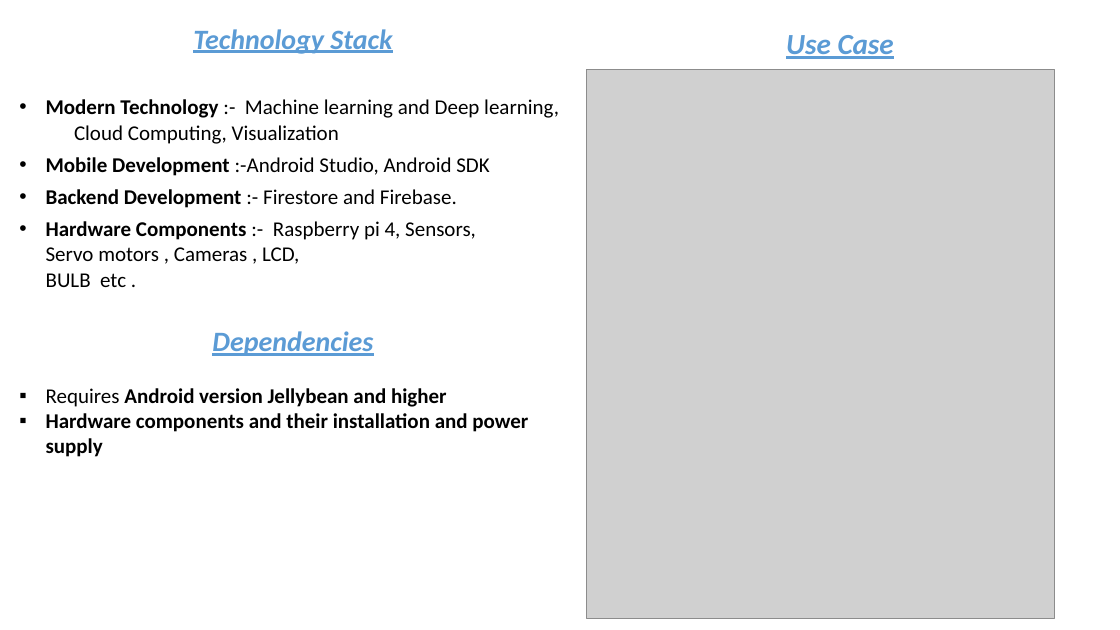
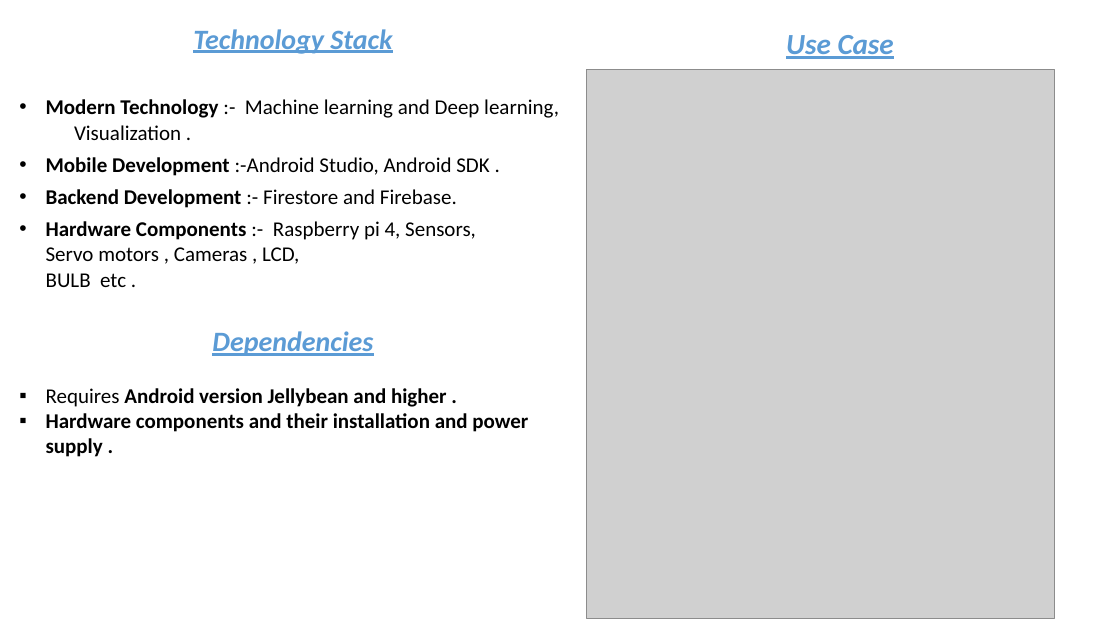
Before and after one commit to FriendsUnited/S-Park, a slide deck: slide 4 of Documents/Presentations/S-Park.pptx. Drawn at 1120x630 pixels with LibreOffice and Linux fonts; fonts in the diff are those of the drawing; grey boxes stand for pictures. Boxes give left, top, right and bottom in pixels: in the first picture for what was removed or moved away, otherwise in the second. Text is boxed around its words. In the diff, an @@ line names an element or a change of style, - is before the commit and + after.

```diff
--- a/Documents/Presentations/S-Park.pptx
+++ b/Documents/Presentations/S-Park.pptx
@@ text at (46,99,559,176): text changed @@
-• Modern Technology :- Machine learning and Deep learning, Cloud Computing, Visualization
-• Mobile Development :-Android Studio, Android SDK
+• Modern Technology :- Machine learning and Deep learning, Visualization .
+• Mobile Development :-Android Studio, Android SDK .
@@ text at (46,388,528,457): text changed @@
-▪ Requires Android version Jellybean and higher
-▪ Hardware components and their installation and power supply
+▪ Requires Android version Jellybean and higher .
+▪ Hardware components and their installation and power supply .
```
Also in this commit, not shown: 4 other slides changed, 6 other files.
